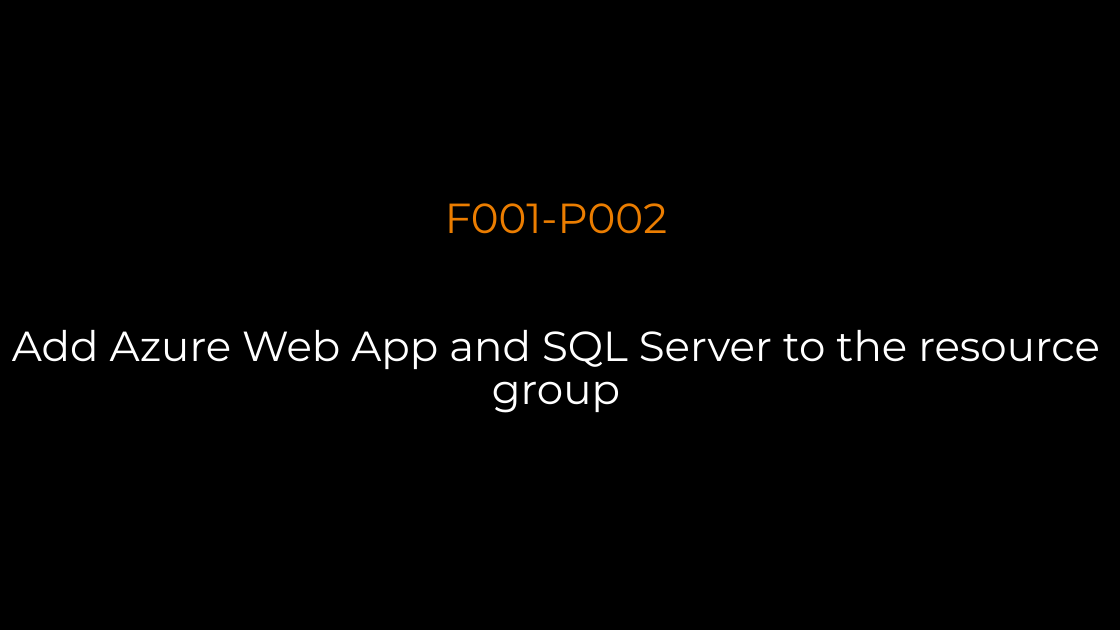
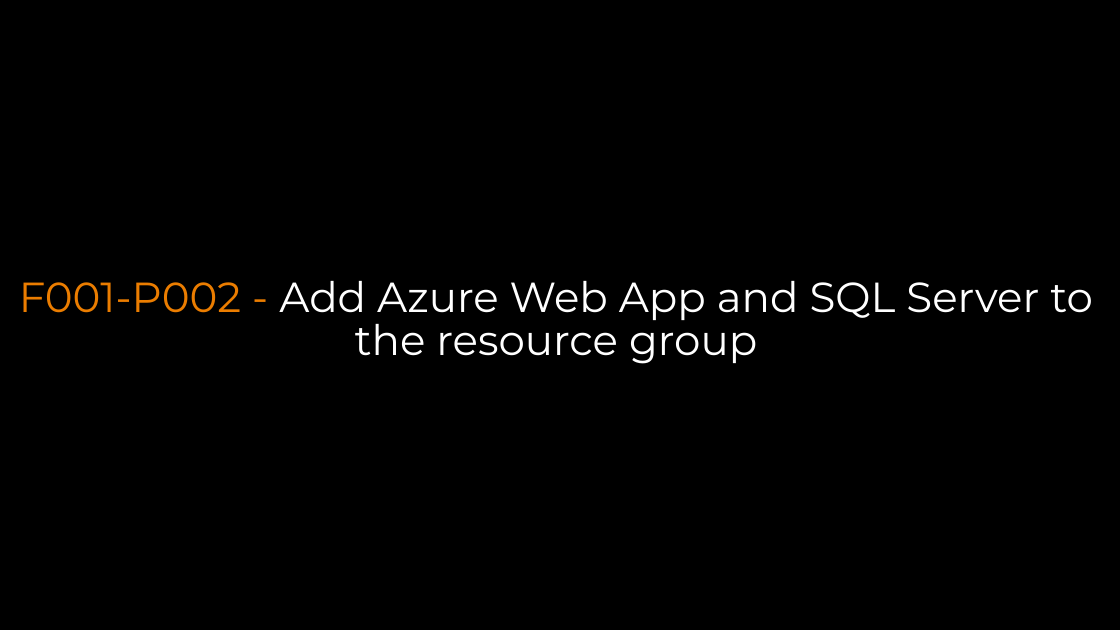
Before and after one commit to gourav8jain/Test-GDBC-2018, a slide deck: slide 6 of Challenges.pptx (slide 5 before the commit). Drawn at 1120x630 pixels with LibreOffice and Linux fonts; fonts in the diff are those of the drawing; background and template pictures are left out. Boxes give left, top, right and bottom in pixels: in the first picture for what was removed or moved away, otherwise in the second. Text is boxed around its words. In the diff, an @@ line names an element or a change of style, - is before the commit and + after.

```diff
--- a/Challenges.pptx
+++ b/Challenges.pptx
@@ text at [19, 281, 1093, 364]: text changed @@
-F001-P002
-Add Azure Web App and SQL Server to the resource group
+F001-P002 - Add Azure Web App and SQL Server to the resource group
```
Also in this commit, not shown: 5 other slides changed, 17 slides added, 1 slide removed, 1 other file.
